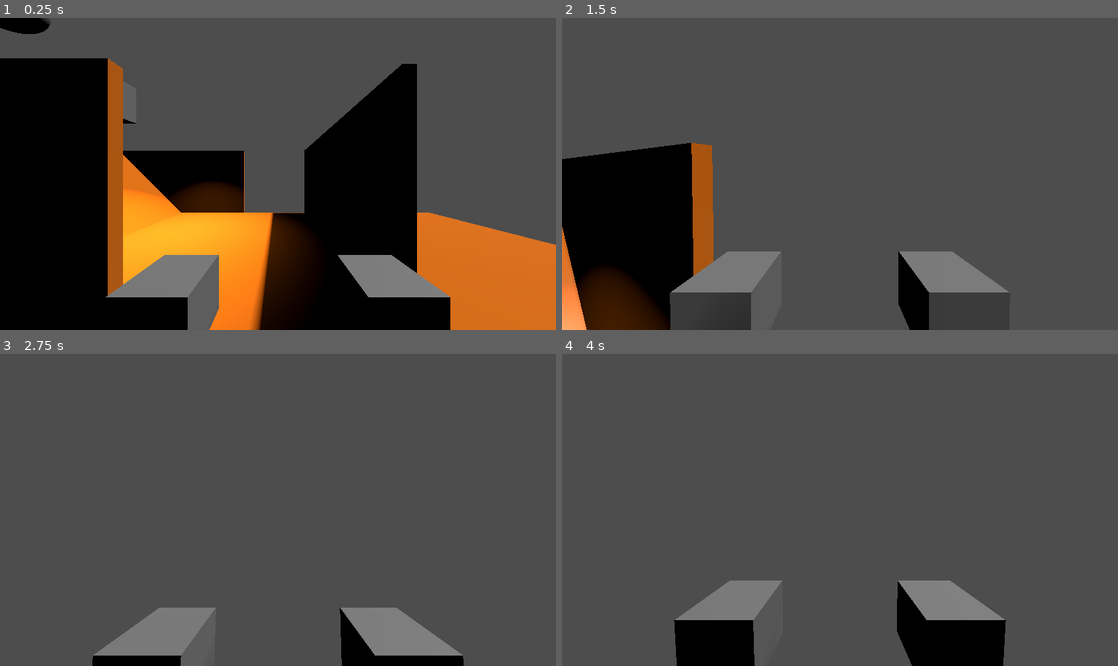
Above: before the commit, frames 1-4 (two rows, left to right).
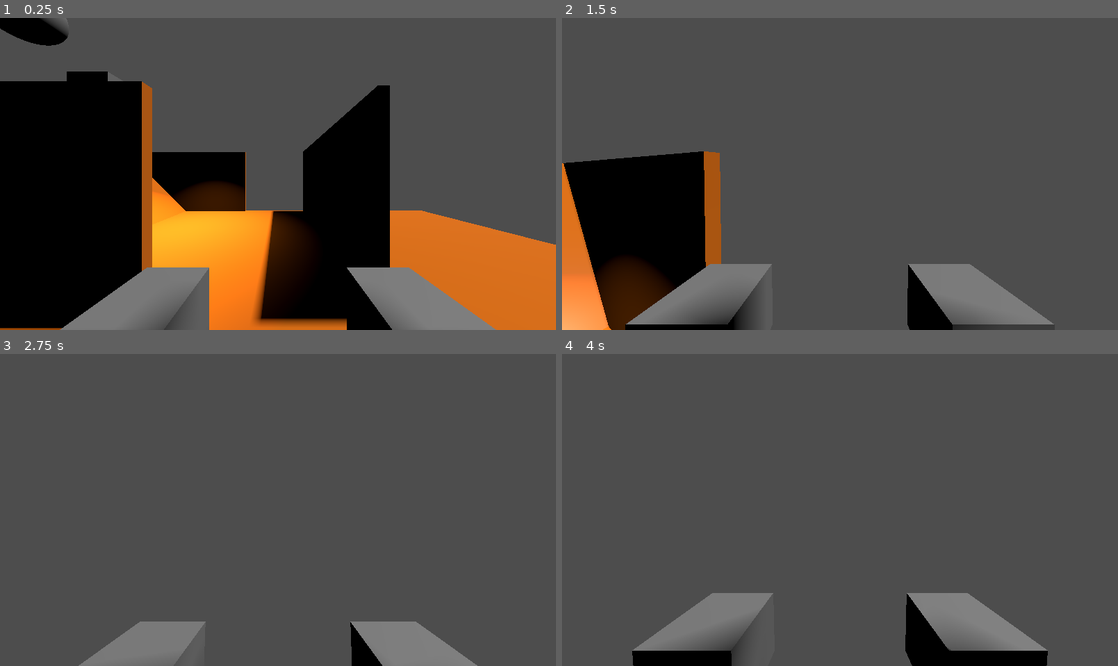
Above: after the commit, the same moments.

Repository: dairefinn/daires-game
Game: Godot game, scene res://Main.tscn
Two runs of this game, one before a commit and one after it. Both use one fixed random seed, a clock stepped at 60 frames per second and the inputs below.
Inputs (mouse positions are in pixels of both pictures, inside the frame that each line leads up to):
- Up to frame 1 (0.25 s): no input
- Up to frame 2 (1.5 s): tap Enter at 0.5 s; move the mouse to (867, 174) at 0.52 s; hold W (forward) from 0.53 s (still down); tap Shift (dash) at 0.6, 1.35 s; tap Space (jump) at 0.77 s; move the mouse to (812, 174) at 1.27 s
- Up to frame 3 (2.75 s): keep holding W (forward); tap Space (jump) at 1.52 s; move the mouse to (289, 503) at 2.02 s; tap Ctrl (slide) at 2.1 s; tap Shift (dash) at 2.3 s
- Up to frame 4 (4 s): keep holding W (forward); move the mouse to (834, 516) at 2.77 s; tap Alt at 2.85 s; tap Space (jump) at 3.02, 3.77 s; tap Shift (dash) at 3.05, 3.6 s; move the mouse to (878, 513) at 3.52 s

The runs differ from the first frame. In frame 1, 16% of the frame differs, in the area x 0-90%, y 0-100%; in frame 2, 9.3%; in frame 3, 2.4%; in frame 4, 5.4%.

Commit message:
Floor dash works better. Angled/Sky dash still a bit weird.

Diff:
--- a/Entities/Player.tscn
+++ b/Entities/Player.tscn
@@ -5,6 +5,7 @@
 [sub_resource type="CapsuleShape3D" id="CapsuleShape3D_nwm3c"]
 
 [sub_resource type="CapsuleMesh" id="CapsuleMesh_ba811"]
+radius = 0.33
 
 [sub_resource type="SphereMesh" id="SphereMesh_77gw6"]
 
@@ -28,7 +29,7 @@
 skeleton = NodePath("../..")
 
 [node name="Camera3D" type="Camera3D" parent="Body/Head"]
-transform = Transform3D(1, 0, 0, 0, 1, 0, 0, 0, 1, 0, 0, -0.507)
+transform = Transform3D(1, 0, 0, 0, 1, 0, 0, 0, 1, 2.08165e-12, 2.08165e-12, 2.08165e-12)
 current = true
 fov = 90.0
 
@@ -36,14 +37,14 @@
 target_position = Vector3(2.08165e-12, 2.08165e-12, -1)
 
 [node name="Fists" type="Node3D" parent="Body"]
-transform = Transform3D(1, 0, 0, 0, 1, 0, 0, 0, 1, -2.08165e-12, -1, -2.08165e-12)
+transform = Transform3D(1, 0, 0, 0, 1, 0, 0, 0, 1, 2.08165e-12, 1, -0.5)
 
 [node name="FistRight" type="MeshInstance3D" parent="Body/Fists"]
-transform = Transform3D(1, 0, 0, 0, 1, 0, 0, 0, 1, 0.4, 2, -1.107)
+transform = Transform3D(1, 0, 0, 0, 1, 0, 0, 0, 1, 0.4, 2.08165e-12, 2.08165e-12)
 mesh = SubResource("BoxMesh_8m7lh")
 skeleton = NodePath("../../Head/Camera3D")
 
 [node name="FistLeft" type="MeshInstance3D" parent="Body/Fists"]
-transform = Transform3D(1, 0, 0, 0, 1, 0, 0, 0, 1, -0.4, 2, -1.107)
+transform = Transform3D(1, 0, 0, 0, 1, 0, 0, 0, 1, -0.4, 2.08165e-12, 2.08165e-12)
 mesh = SubResource("BoxMesh_8m7lh")
 skeleton = NodePath("../../Head/Camera3D")
--- a/Scripts/PlayerController.gd
+++ b/Scripts/PlayerController.gd
@@ -12,6 +12,7 @@
 @export var GRAVITY: int = ProjectSettings.get_setting("physics/3d/default_gravity");
 
 @onready var body = $Body;
+@onready var head = $Body/Head;
 @onready var camera = $Body/Head/Camera3D;
 @onready var cameraRay = $Body/Head/Camera3D/RayCast3D;
 
@@ -101,8 +102,8 @@
 
 		rotate_object_local(Vector3.UP, deg_to_rad(-yaw));
 
-		# Rotate the camera only up/down
-		camera.rotate_x(deg_to_rad(-pitch));
+		# Rotate the head only up/down
+		head.rotate_x(deg_to_rad(-pitch));
 
 
 # Will lean left and right (eg. when Q and E are pressed)
@@ -162,25 +163,38 @@
 		if (dashesUsed > DASH_COUNT):
 			return playerVelocity;
 
-		# Get the Transform3D indicating where the camera is looking
-		var cameraBasis = camera.get_global_transform().basis;
-
-		# Create a Vector3D from the transform basis
-		var dash_direction = Vector3();
-		dash_direction += cameraBasis.x;
-		dash_direction += cameraBasis.z;
+		# All translation references we might need
+		var move_z = Input.get_action_strength("back") - Input.get_action_strength("forward");
+		var move_x = Input.get_action_strength("right") - Input.get_action_strength("left");
+		var headRotateX = head.rotation.x;
+		var playerRotate = rotation.y
+
+		# Create a vector to represent the dash movement
+		var vectorDash = Vector3(move_x, 0, move_z);
+		vectorDash = vectorDash.rotated(Vector3.UP, playerRotate);
+		vectorDash = vectorDash.rotated(Vector3(1, 0, 0), -headRotateX);
+		vectorDash = vectorDash.normalized();
+		vectorDash = vectorDash * DASH_FORCE;
+		vectorDash.y = vectorDash.y / 5;
+
+		print_debug("Dash direction: ", vectorDash);
+		playerVelocity += vectorDash;
 
 		# Normalize the values and apply the force in the faced direction
-		dash_direction = dash_direction.normalized();
-		var dash_vector = dash_direction * DASH_FORCE
+		#var dash_vector = dash_direction * DASH_FORCE;
+		#print_debug("Dash direction: ", dash_vector);
 
 		# Add the force to the players current velocity vector
-		playerVelocity -= dash_vector;
-
-	return playerVelocity;
-
-
+		#playerVelocity -= dash_vector;
+
+	return playerVelocity;
+
+
+# Slide if on ground. Ground pound if in air.
 func performMovementSlide(playerVelocity: Vector3, delta: float) -> Vector3:
+	if !is_on_floor():
+		return playerVelocity;
+
 	if Input.is_action_just_pressed("slide"):
 		print_debug("Slide")
 	return playerVelocity;
